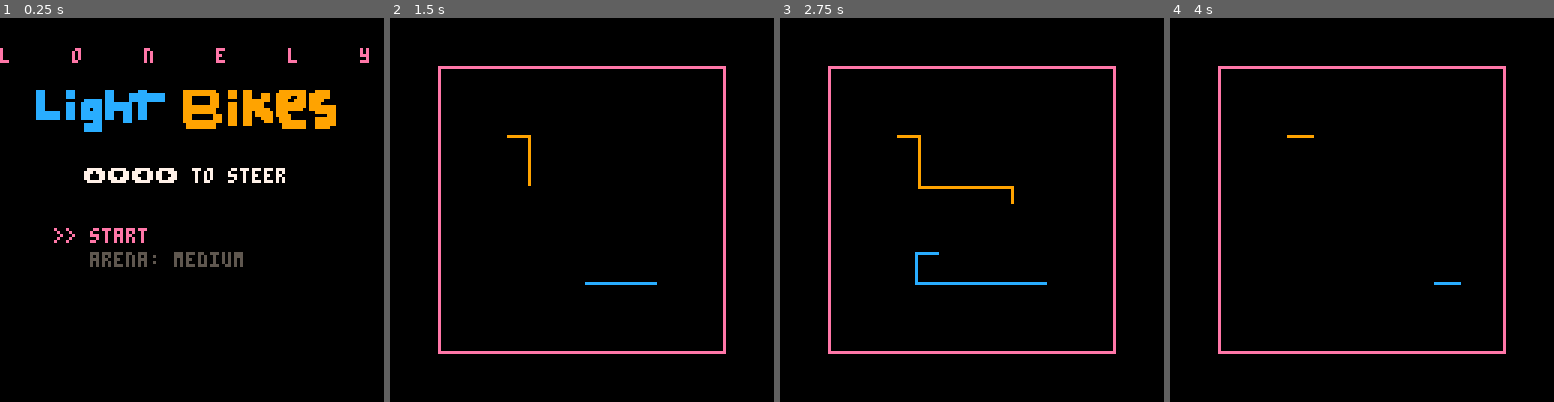
Above: before the commit, frames 1-4 (left to right).
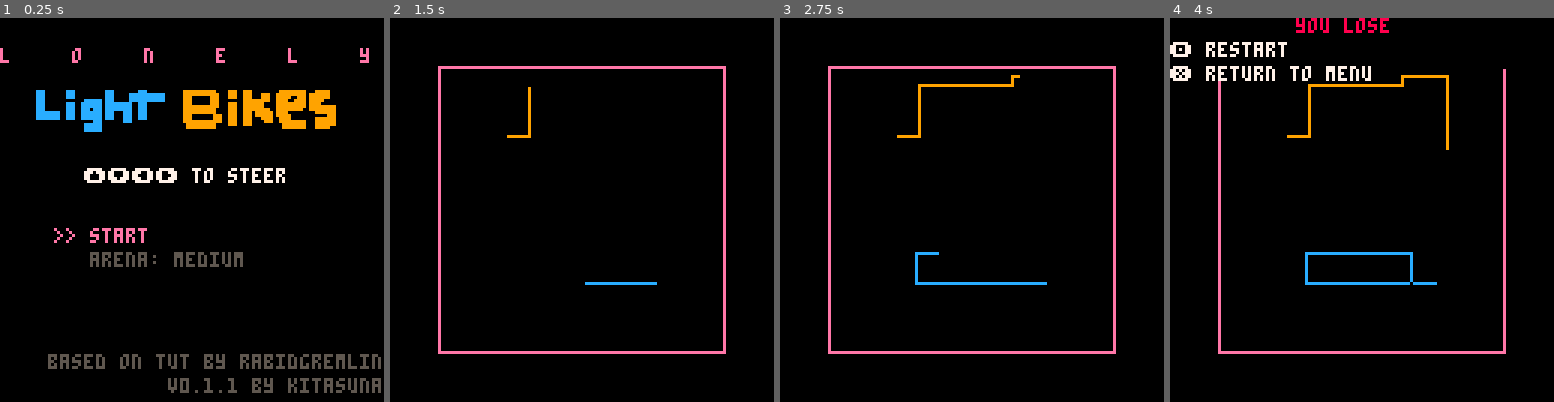
Above: after the commit, the same moments.

Repository: kitasuna/pico8-bikes
Game: PICO-8 cartridge bikes.p8
Same seed, same stepped clock (60 frames per second), same inputs: the game is played once before the commit and once after it.
Inputs:
- Up to frame 1 (0.25 s): no input
- Up to frame 2 (1.5 s): tap X (X key) at 0.33, 1.07 s; tap O (Z key) at 0.7 s
- Up to frame 3 (2.75 s): hold Right 1.6-2.1 s; tap O (Z key) at 1.7, 2.1, 2.5 s; tap X (X key) at 1.85 s; hold Up 2.15-2.42 s; hold Right from 2.47 s (still down)
- Up to frame 4 (4 s): tap O (Z key) at 2.9, 3.3, 3.7 s; tap X (X key) at 2.97 s; release Right at 3.03 s; hold Left 3.08-3.58 s; hold Down 3.63-3.97 s

The runs differ from the first frame. In frame 1, 2.4% of the frame differs, in the area x 12-100%, y 87-98%; in frame 2, 0.2%; in frame 3, 0.6%; in frame 4, 3.4%, in the area x 0-88%, y 0-70%.

Commit message:
Fix collision bug
Fix "You Win" text display position for some arena sizes
Ensure that Player bike always begins moving left, even after restarts
Inline CPU player init function
Improve CPU AI slightly

Diff:
--- a/bikes.p8
+++ b/bikes.p8
@@ -1,6 +1,9 @@
 pico-8 cartridge // http://www.pico-8.com
 version 16
 __lua__
+-- lonely light bikes
+-- by kitasuna
+-- thanks to rabidgremlin for the rad tutorial
 scrn = {}
 btn_u = 2
 btn_d = 3
@@ -69,6 +72,8 @@
 
   if(pget(p1.x,p1.y) != clr_blk) then show_go() end
   if(pget(p2.x,p2.y) != clr_blk) then show_win() end
+  -- Give the win to the player if the bikes share a pixel
+  if(p2.x == p1.x and p2.y == p1.y) then show_win() end
 end
 
 function draw_game()
@@ -96,7 +101,7 @@
 end
 
 
-function run_game()
+function start_game()
   arena_x0 = base_arena_x0 + ( (2 - _config.arena_scale) * 16 )
   arena_x1 = base_arena_x1 + ( (_config.arena_scale - 2) * 16 )
   arena_y0 = base_arena_y0 + ( (2 - _config.arena_scale) * 16 )
@@ -106,15 +111,9 @@
 
   p1.x = arena_x1 - flr((arena_x1 - arena_x0) / 4)
   p1.y = arena_y1 - flr((arena_y1 - arena_y0) / 4)
-
-  p_init(p2)
-
-  cls()
-  rect(arena_x0,arena_y0,arena_x1,arena_y1,map_clr)
-  sfx(0,0,0)
-end
-
-function p_init(p2)
+  p1.dir = dir_l
+  p2.last_dir = dir_u
+
   p2.x = arena_x0 + flr((arena_x1 - arena_x0) / 4)
   p2.y = arena_y0 + flr((arena_y1 - arena_y0) / 4)
   p2.cdown = flr(rnd(max_cdown))
@@ -123,13 +122,17 @@
   p2.divine = true
   p2.dec_perfect = 300
   p2.dec_threshold = 1.5
+
+  cls()
+  rect(arena_x0,arena_y0,arena_x1,arena_y1,map_clr)
+  sfx(0,0,0)
 end
 
 function update_menu()
   if(btnp(2) and _config.menu_sel > 1) then
     _config.menu_sel -= 1
   end
-  if(btnp(3) and _config.menu_sel < 3) then
+  if(btnp(3) and _config.menu_sel < 2) then
     _config.menu_sel += 1
   end
 
@@ -137,7 +140,7 @@
 end
 
 menu_hndlr = {
-  function() if(btnp(4)) then run_game() end end,
+  function() if(btnp(4)) then start_game() end end,
   function()
     if(btnp(0) and _config.arena_scale > 1) then
       _config.arena_scale -= 1
@@ -157,6 +160,9 @@
   print(">>", 18, (62 + (_config.menu_sel * 8)), 14)
   print("start", 30, 70, (_config.menu_sel == 1 and 14 or 5))
   print("arena: "..scales[_config.arena_scale], 30, 78, (_config.menu_sel == 2 and 14 or 5))
+
+  print("based on tut by rabidgremlin", 16, 112, 5)
+  print("v0.1.1 by kitasuna", 56, 120, 5)
 end
 
 function show_go()
@@ -187,7 +193,7 @@
   if(btn(5)) then
     show_menu()
   elseif(btn(4)) then
-    run_game()
+    start_game()
   end
 end
 
@@ -199,7 +205,7 @@
 
 function draw_win()
   rectfill(arena_x0,arena_y0,arena_x1,arena_y0 + 16,0)
-  print("you win", 42, arena_y0, 3)
+  print("you win", 42, 0, 3)
   postgame_controls()
   splode(p2, anim_step)
   anim_step += 1
@@ -232,10 +238,6 @@
 
 end
 
-function panic(p2, dir)
-  p2.cdown = 0
-end
-
 function update_safedirs(p2)
   p2.safedirs = {true, true, true, true}
 
@@ -260,19 +262,19 @@
     p2.safedirs[dir_l] = false
   end
 
-  if(p2.x <= 3) then
+  if(p2.x <= (arena_x0 + 3)) then
     p2.safedirs[dir_l] = false
   end
 
-  if(p2.x >= 125) then
+  if(p2.x >= (arena_x1 - 3)) then
     p2.safedirs[dir_r] = false
   end
 
-  if(p2.y <= 2) then
+  if(p2.y <= (arena_y0 + 3)) then
     p2.safedirs[dir_u] = false
   end
 
-  if(p2.y >= 125) then
+  if(p2.y >= (arena_y1 - 3)) then
     p2.safedirs[dir_d] = false
   end
 
